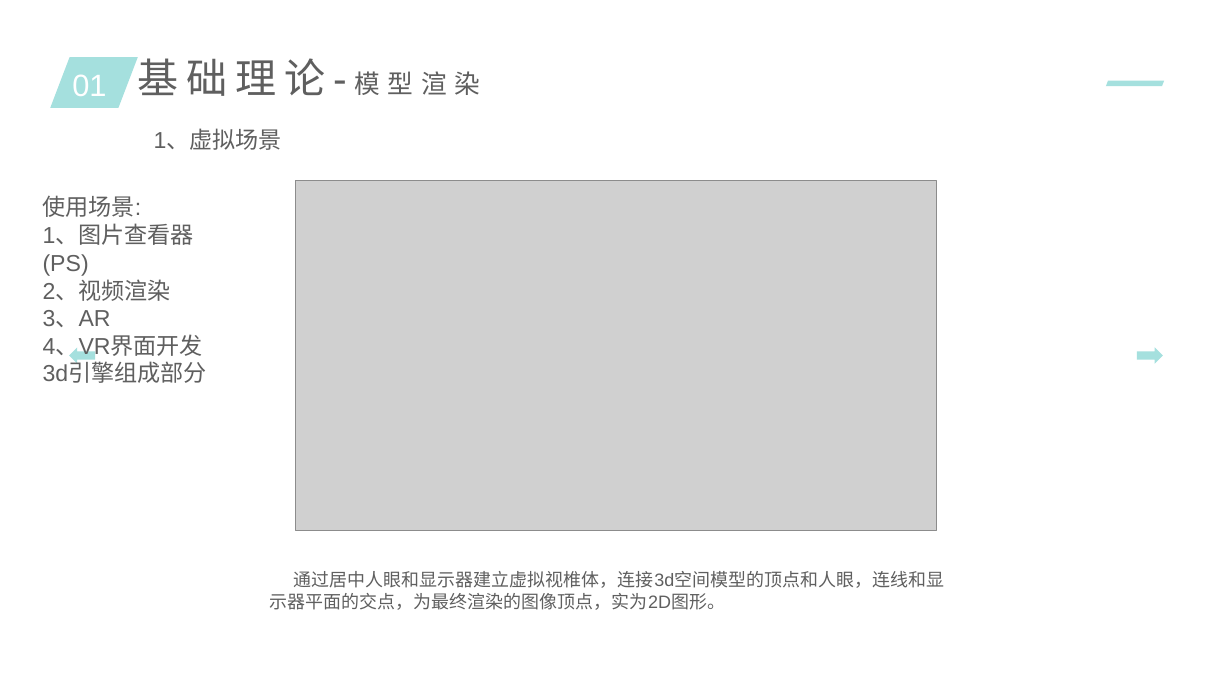
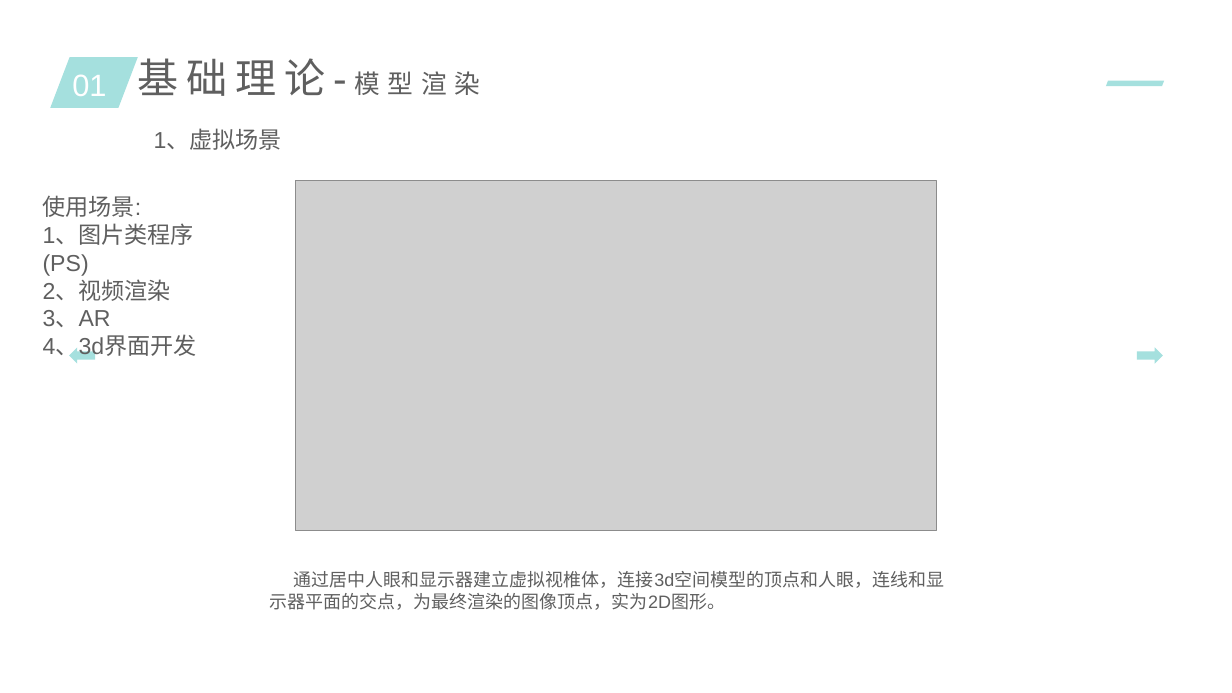
Before and after one commit to lijun4727/3d-study, a slide deck: slide 5 of 3d游戏引擎.pptx. Drawn at 1232x693 pixels with LibreOffice and Linux fonts; fonts in the diff are those of the drawing; grey boxes stand for pictures. Boxes give left, top, right and bottom in pixels: in the first picture for what was removed or moved away, otherwise in the second. Text is boxed around its words. In the diff, an @@ line names an element or a change of style, - is before the commit and + after.

```diff
--- a/3d游戏引擎.pptx
+++ b/3d游戏引擎.pptx
@@ text at (x1=43, y1=225, x2=194, y2=276): text changed @@
-1、图片查看器(PS)
+1、图片类程序(PS)
@@ text at (x1=43, y1=336, x2=197, y2=360): text changed @@
-4、VR界面开发
+4、3d界面开发
@@ text removed at (x1=43, y1=363, x2=207, y2=383) @@
-3d引擎组成部分
```
